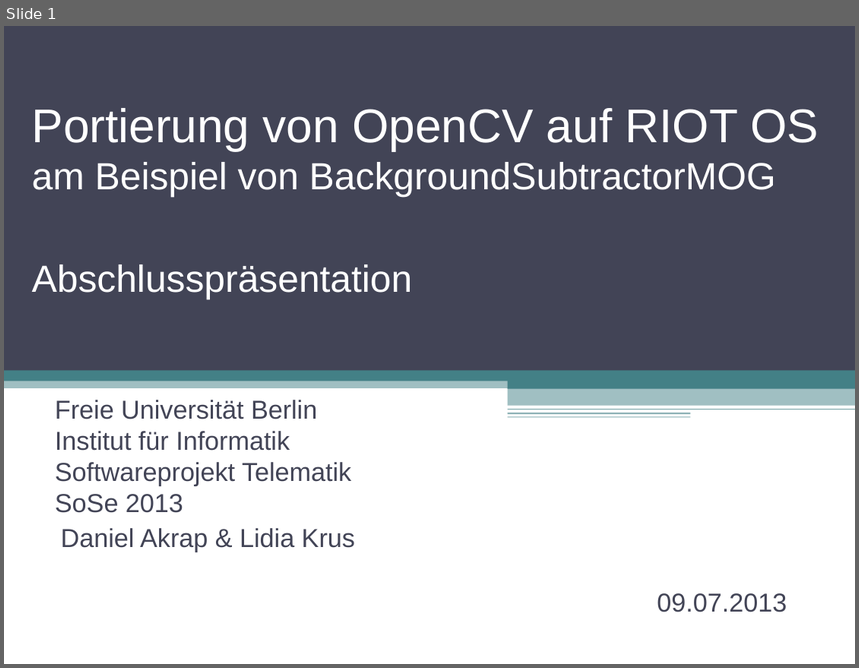
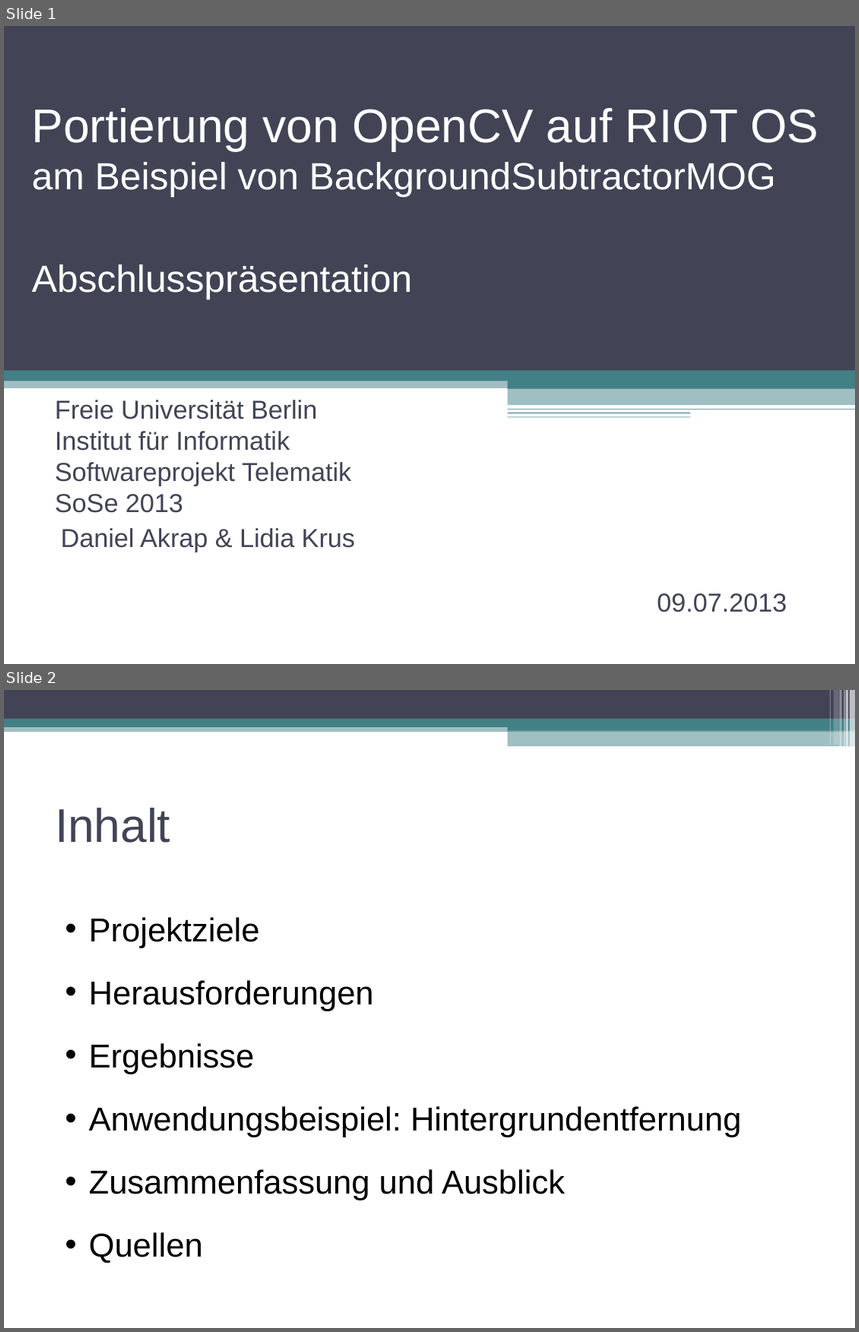
Before and after one commit to swp2013riot/riot-opencv-port, a slide deck: doc/final_presentation.odp. Shown one above the other, each under a label of ours: slide 1 before the commit, slides 1 and 2 after it. The pictures are 859x668 and 859x1332 pixels, drawn with LibreOffice and Linux fonts; fonts in the diff are those of the drawing. Boxes give left, top, right and bottom in pixels: in the first picture for what was removed or moved away, otherwise in the second. Text is boxed around its words. In the diff, an @@ line names an element or a change of style, - is before the commit and + after.

```diff
--- a/doc/final_presentation.odp
+++ b/doc/final_presentation.odp
@@ slide 2 added at (4,690,855,1328), background #FFFFFF @@
@@ rectangle added at (4,690,855,719), fill #424456 @@
@@ rectangle added at (829,690,831,745), fill #FFFFFF at 30% opacity @@
@@ rectangle added at (834,690,839,745), fill #FFFFFF at 20% opacity @@
@@ rectangle added at (840,690,842,748), fill #FFFFFF at 40% opacity @@
@@ rectangle added at (844,690,845,748), fill #FFFFFF at 60% opacity @@
@@ rectangle added at (846,690,848,748), fill #FFFFFF at 65% opacity @@
@@ rectangle added at (850,690,855,748), fill #FFFFFF at 65% opacity @@
@@ rectangle added at (4,724,855,732), fill #438086 at 50% opacity @@
@@ rectangle added at (4,719,855,727), fill #438086 @@
@@ rectangle added at (508,723,855,731), fill #438086 @@
@@ rectangle added at (508,730,855,746), fill #438086 at 50% opacity @@
@@ title added at (55,808,170,843), 40 pt, text #424456 @@
+Inhalt
@@ text added at (89,917,741,1264), 28 pt, text #000000 @@
+• Projektziele
+• Herausforderungen
+• Ergebnisse
+• Anwendungsbeispiel: Hintergrundentfernung
+• Zusammenfassung und Ausblick
+• Quellen
```
Also in this commit, not shown: 5 slides changed, 4 other slides added, 3 slides removed.
